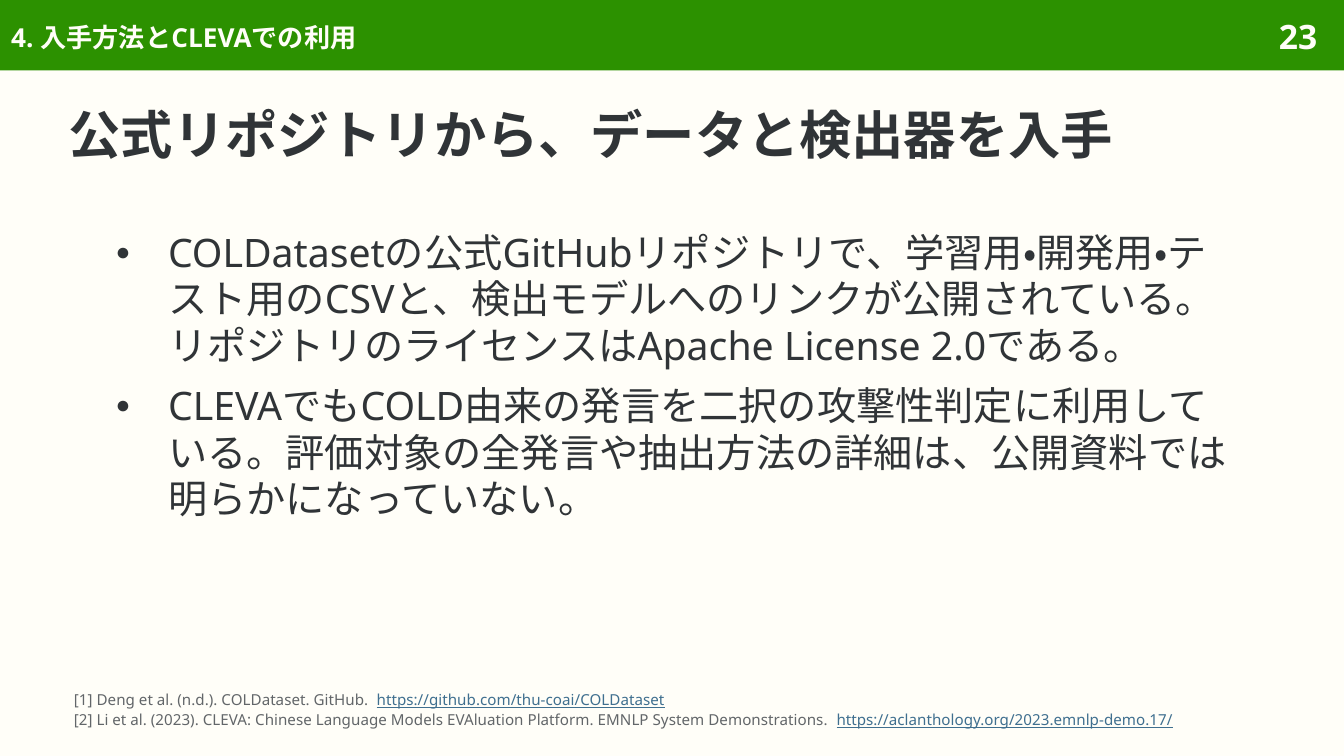
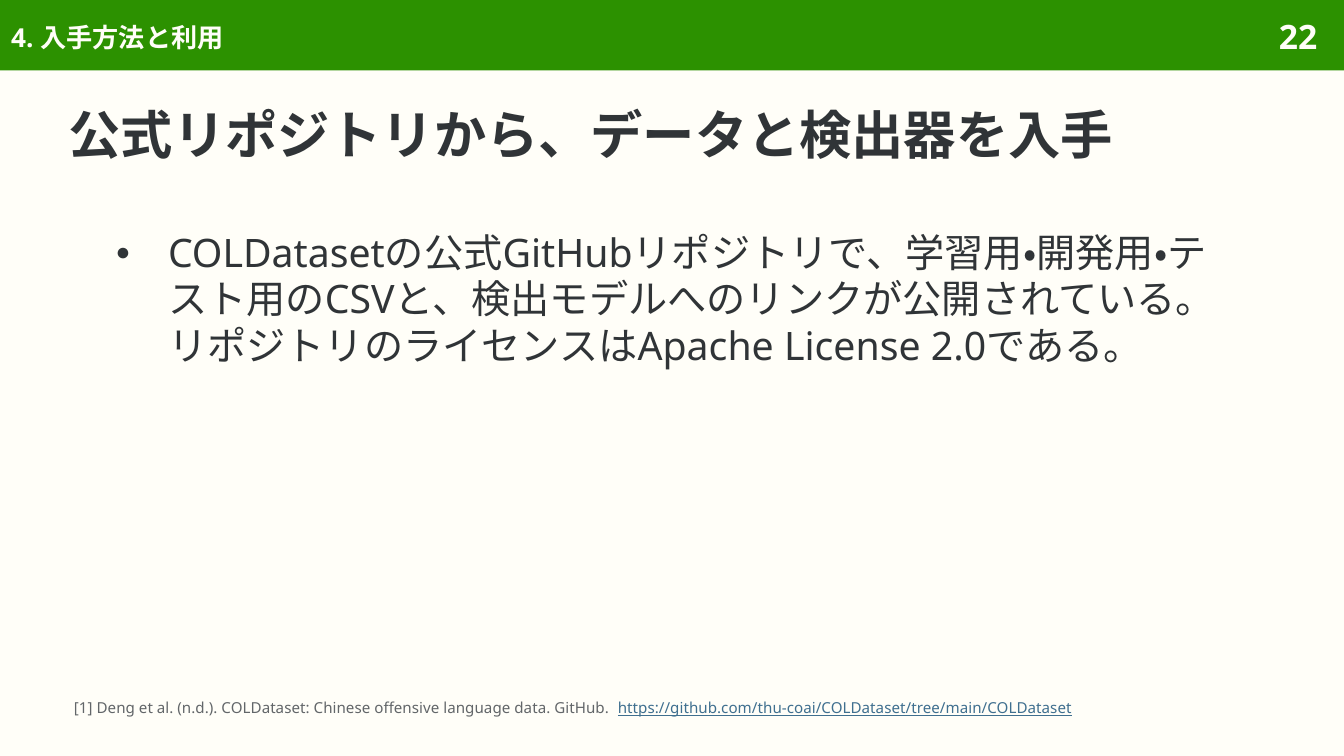
Before and after one commit to sasakiy84/datasets-in-10-minutes, a slide deck: slide 22 of slides/datasets-in-10-minutes-cold.pptx (slide 23 before the commit). Drawn at 1344x756 pixels with LibreOffice and Linux fonts; fonts in the diff are those of the drawing. Boxes give left, top, right and bottom in pixels: in the first picture for what was removed or moved away, otherwise in the second. Text is boxed around its words. In the diff, an @@ line names an element or a change of style, - is before the commit and + after.

Commit message:
Center COLD on offensive language data, annotation and detection

```diff
--- a/slides/datasets-in-10-minutes-cold.pptx
+++ b/slides/datasets-in-10-minutes-cold.pptx
@@ title at (11,24,223,50): text changed @@
-4. 入手方法とCLEVAでの利用
+4. 入手方法と利用
@@ page number at (1279,24,1317,49): text changed @@
-23
+22
@@ text at (168,434,1226,516): paragraph removed @@
-● CLEVAでもCOLD由来の発言を二択の攻撃性判定に利用している。評価対象の全発言や抽出方法の詳細は、公開資料では明らかになっていない。
@@ text at (74,701,1072,717): text changed @@
-[1] Deng et al. (n.d.). COLDataset. GitHub. https://github.com/thu-coai/COLDataset
-[2] Li et al. (2023). CLEVA: Chinese Language Models EVAluation Platform. EMNLP System Demonstrations. https://aclanthology.org/2023.emnlp-demo.17/
+[1] Deng et al. (n.d.). COLDataset: Chinese offensive language data. GitHub. https://github.com/thu-coai/COLDataset/tree/main/COLDataset
```
Also in this commit, not shown: 5 other slides changed, 2 slides removed, 53 other files.
